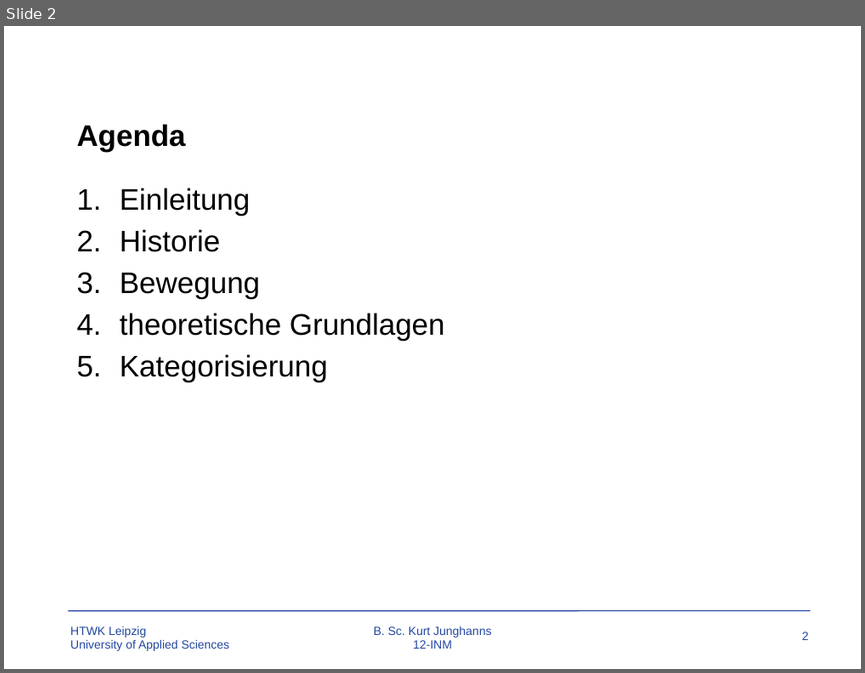
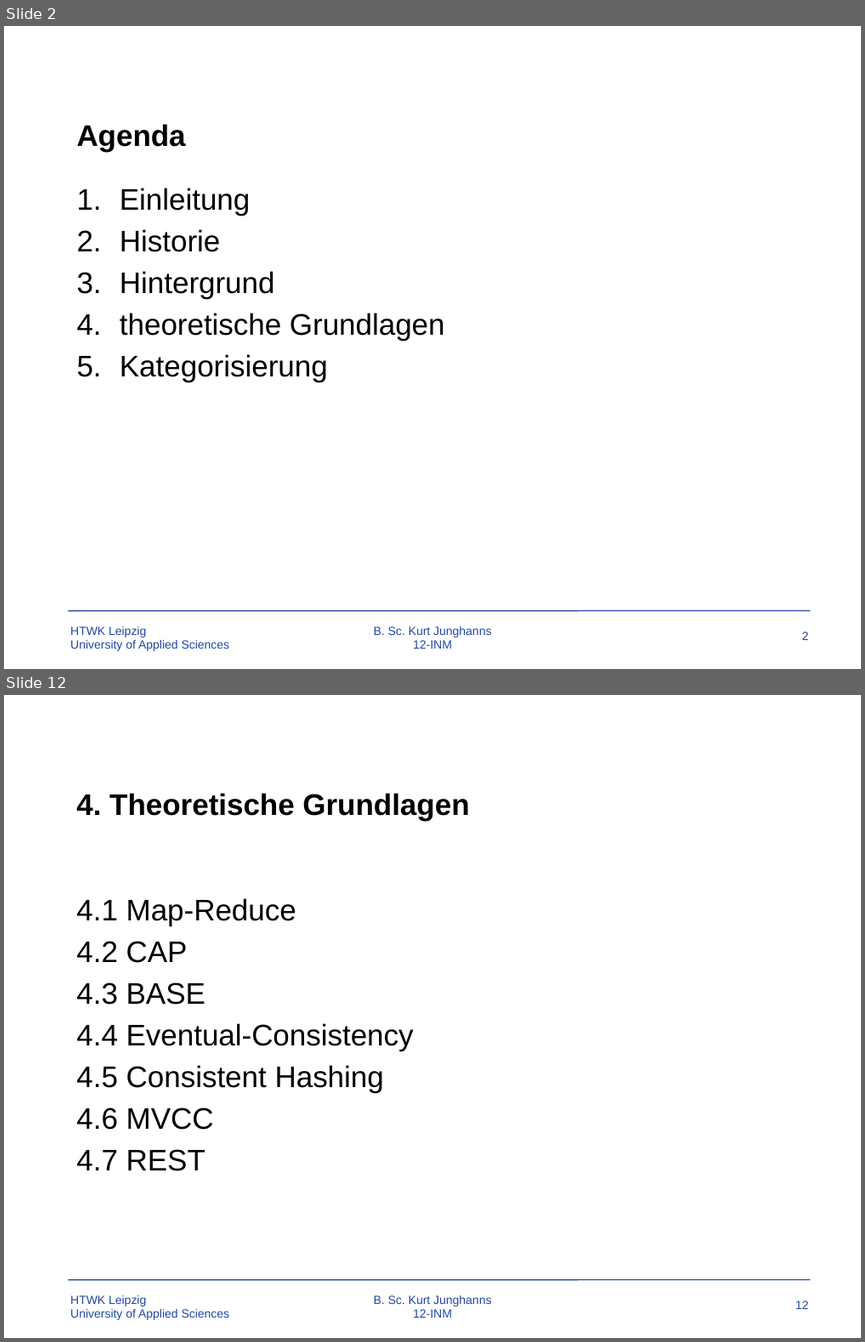
Before and after one commit to TBoonX/OS-Datenbanken, a slide deck: Praesentation.pptx. Shown one above the other, each under a label of ours: slide 2 before the commit, slides 2 and 12 after it; the slides between them are not shown. The pictures are 865x673 and 865x1342 pixels, drawn with LibreOffice and Linux fonts; fonts in the diff are those of the drawing; background and template pictures are left out. Boxes give left, top, right and bottom in pixels: in the first picture for what was removed or moved away, otherwise in the second. Text is boxed around its words. In the diff, an @@ line names an element or a change of style, - is before the commit and + after.

Commit message:
Neue Abbildungen. Praesentation bis vor REST erstellt.

```diff
--- a/Praesentation.pptx
+++ b/Praesentation.pptx
@@ slide 12 added at box(4, 695, 861, 1338), background #FFFFFF; not listed: 4 template elements that a slide beside it also shows @@
@@ title added at box(76, 793, 469, 821), 25 pt, text #000000, bold @@
+4. Theoretische Grundlagen
@@ text added at box(76, 898, 414, 1171), 25 pt, text #000000 @@
+4.1 Map-Reduce
+4.2 CAP
+4.3 BASE
+4.4 Eventual-Consistency
+4.5 Consistent Hashing
+4.6 MVCC
+4.7 REST
@@ slide 2 changed as well @@
@@ text at box(120, 271, 275, 299): text changed @@
-3. Bewegung
+3. Hintergrund
```
Also in this commit, not shown: 2 other slides changed, 24 other slides added, 1 slide removed, 20 other files.
